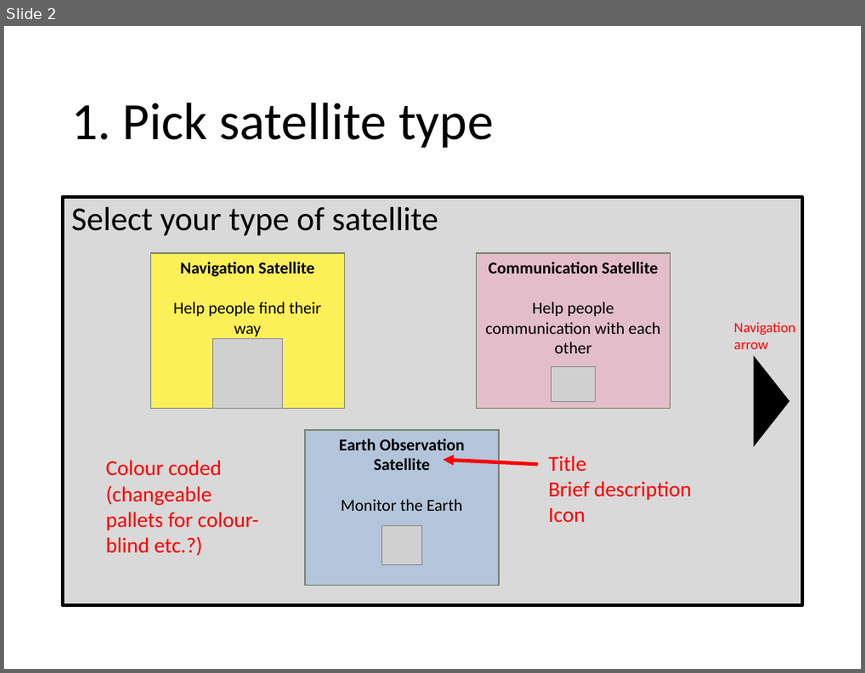
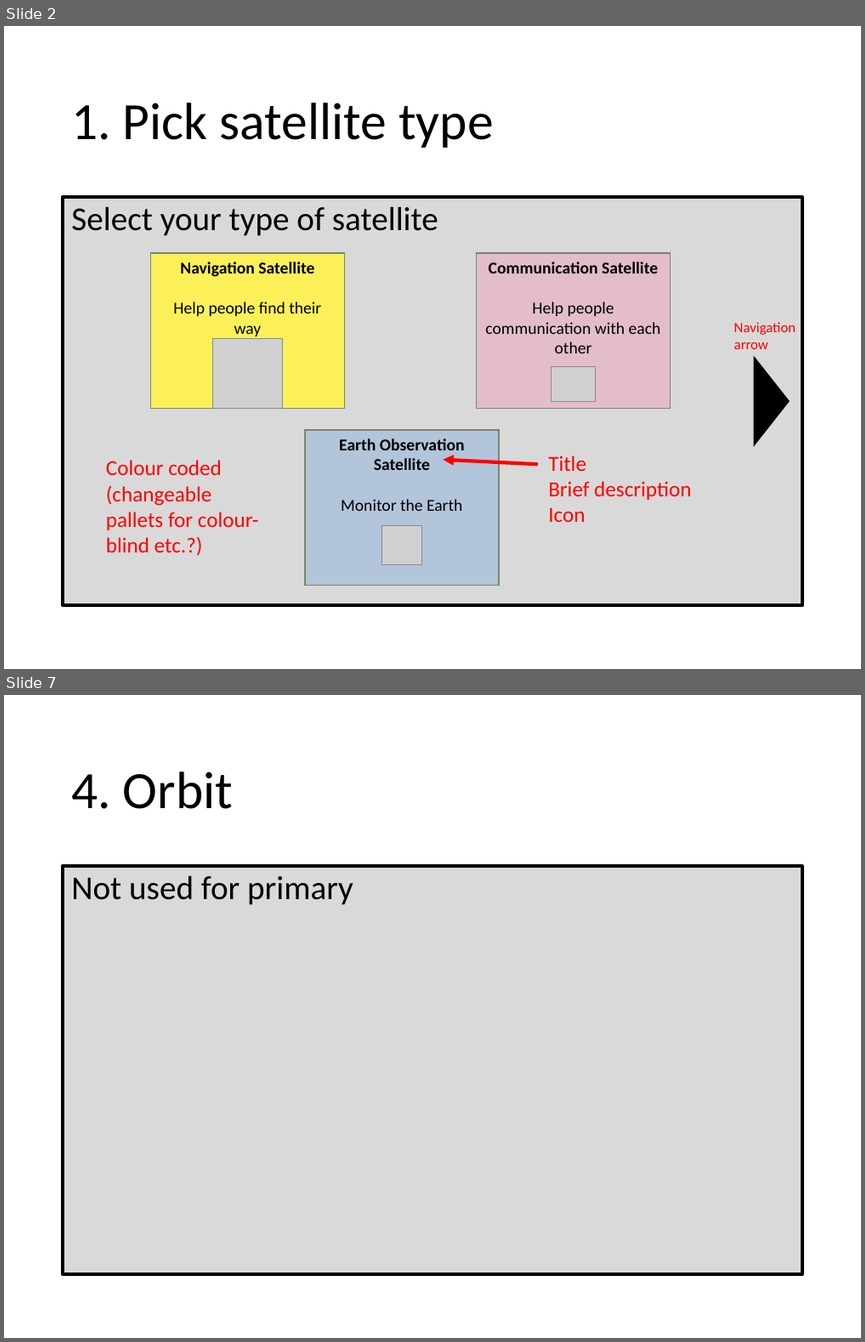
Before and after one commit to chrisnorth/classroom-rocket-scientist, a slide deck: outline_primary.pptx. Shown one above the other, each under a label of ours: slide 2 before the commit, slides 2 and 7 after it; the slides between them are not shown. The pictures are 865x673 and 865x1342 pixels, drawn with LibreOffice and Linux fonts; fonts in the diff are those of the drawing; grey boxes stand for pictures. Boxes give left, top, right and bottom in pixels: in the first picture for what was removed or moved away, otherwise in the second. Text is boxed around its words. In the diff, an @@ line names an element or a change of style, - is before the commit and + after.

```diff
--- a/outline_primary.pptx
+++ b/outline_primary.pptx
@@ slide 7 added at <box>4,695,861,1338</box>, background #FFFFFF @@
@@ title added at <box>71,771,233,809</box>, 44 pt, text #000000 @@
+4. Orbit
@@ text added at <box>64,867,801,1274</box>, fill #D9D9D9, outline #000000 3 pt, 28 pt, text #000000 @@
+Not used for primary
```
Also in this commit, not shown: 7 slides changed, 1 other slide added, 3 other files.
